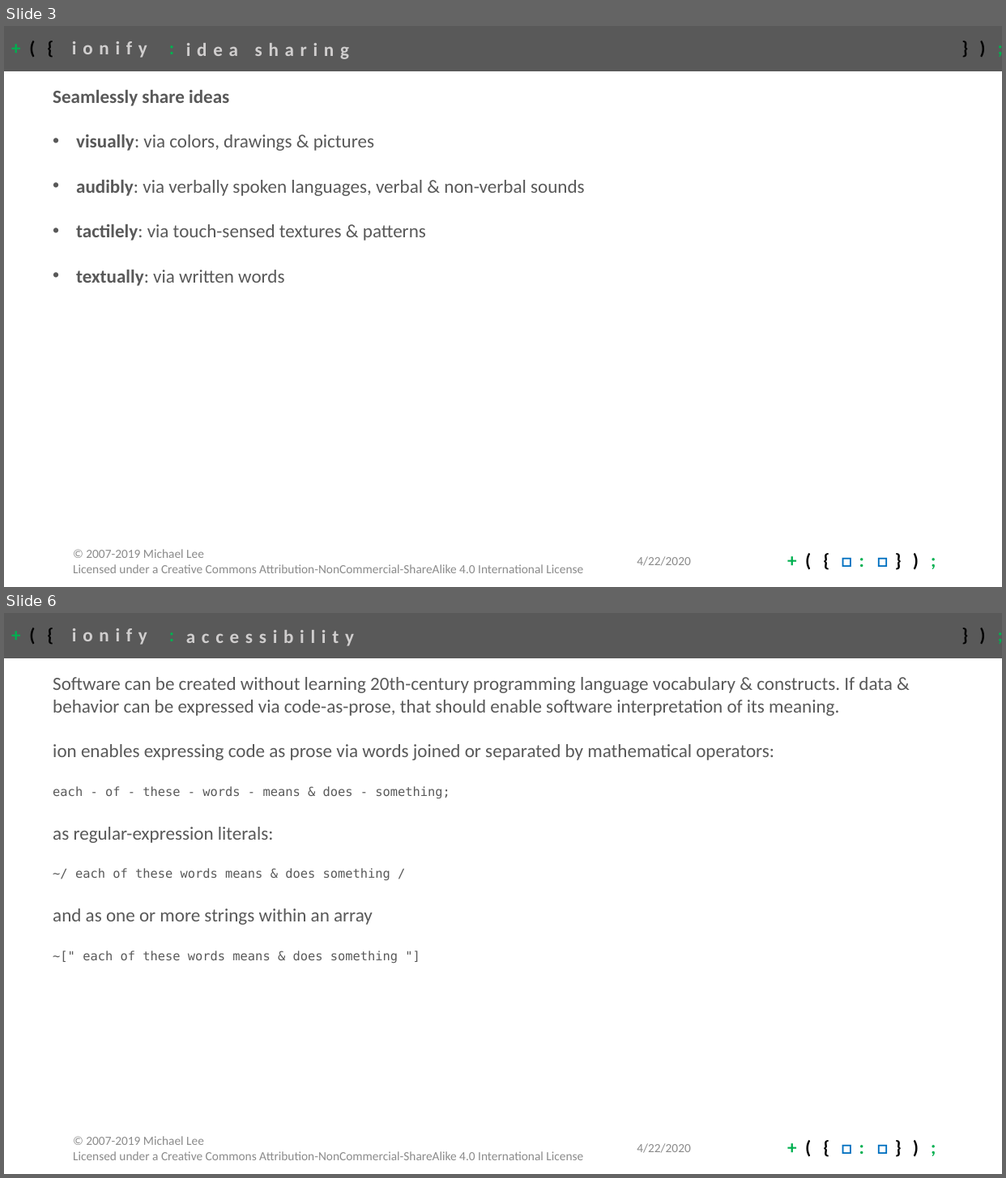
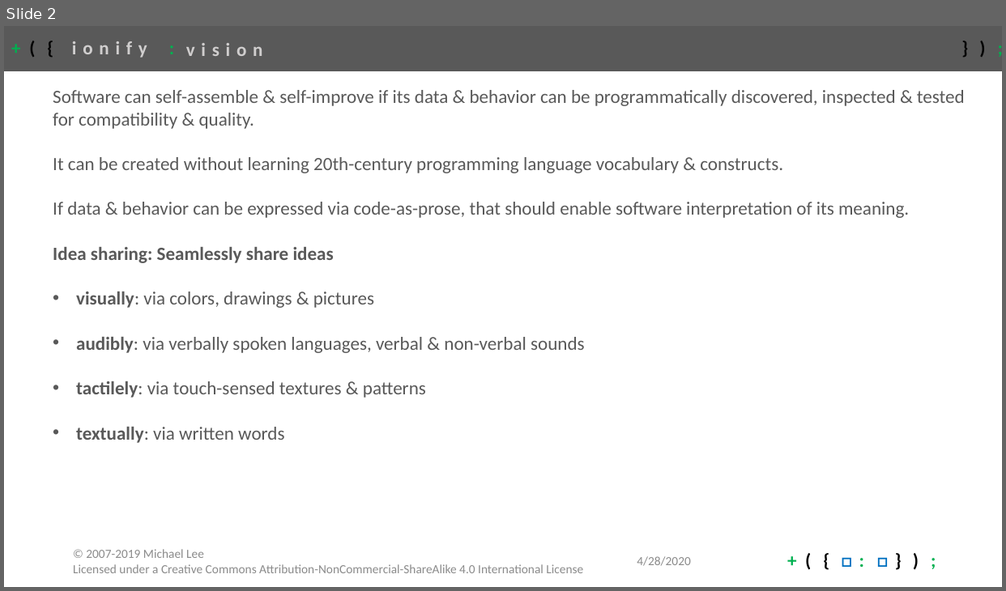
Before and after one commit to ionify/about, a slide deck: talks/2020.ionify.pptx. Shown one above the other, each under a label of ours: slides 3 and 6 before the commit, slide 2 after it; the slides between them are not shown. The pictures are 1006x1178 and 1006x591 pixels, drawn with LibreOffice and Linux fonts; fonts in the diff are those of the drawing. Boxes give left, top, right and bottom in pixels: in the first picture for what was removed or moved away, otherwise in the second. Text is boxed around its words. In the diff, an @@ line names an element or a change of style, - is before the commit and + after.

```diff
--- a/talks/2020.ionify.pptx
+++ b/talks/2020.ionify.pptx
@@ slide 6 removed at bbox=[4, 613, 1002, 1174], background #FFFFFF; not listed: 2 template elements that a slide beside it also shows @@
@@ title removed at bbox=[186, 630, 354, 646] @@
-accessibility
@@ text removed at bbox=[53, 677, 892, 964] @@
-Software can be created without learning 20th-century programming language vocabulary & constructs. If data & behavior can be expressed via code-as-prose, that should enable software interpretation of its meaning.
-ion enables expressing code as prose via words joined or separated by mathematical operators:
-each - of - these - words - means & does - something;
-as regular-expression literals:
-~/ each of these words means & does something /
-and as one or more strings within an array
-~[" each of these words means & does something "]
@@ text removed at bbox=[73, 1136, 583, 1161] @@
-© 2007-2019 Michael Lee
-Licensed under a Creative Commons Attribution-NonCommercial-ShareAlike 4.0 International License
@@ text removed at bbox=[637, 1144, 690, 1153] @@
-4/22/2020
@@ what was slide 3 is now slide 2 @@
@@ slide 2 changed as well @@
@@ title at bbox=[186, 43, 263, 56]: text changed @@
-idea sharing
+vision
@@ text at bbox=[53, 90, 965, 263]: text changed; bold off @@
-Seamlessly share ideas
+Software can self-assemble & self-improve if its data & behavior can be programmatically discovered, inspected & tested for compatibility & quality.
+It can be created without learning 20th-century programming language vocabulary & constructs.
+If data & behavior can be expressed via code-as-prose, that should enable software interpretation of its meaning.
+Idea sharing: Seamlessly share ideas
@@ text at bbox=[637, 557, 690, 566]: text changed @@
-4/22/2020
+4/28/2020
```
Also in this commit, not shown: 25 other slides changed, 4 slides added, 4 other slides removed.
